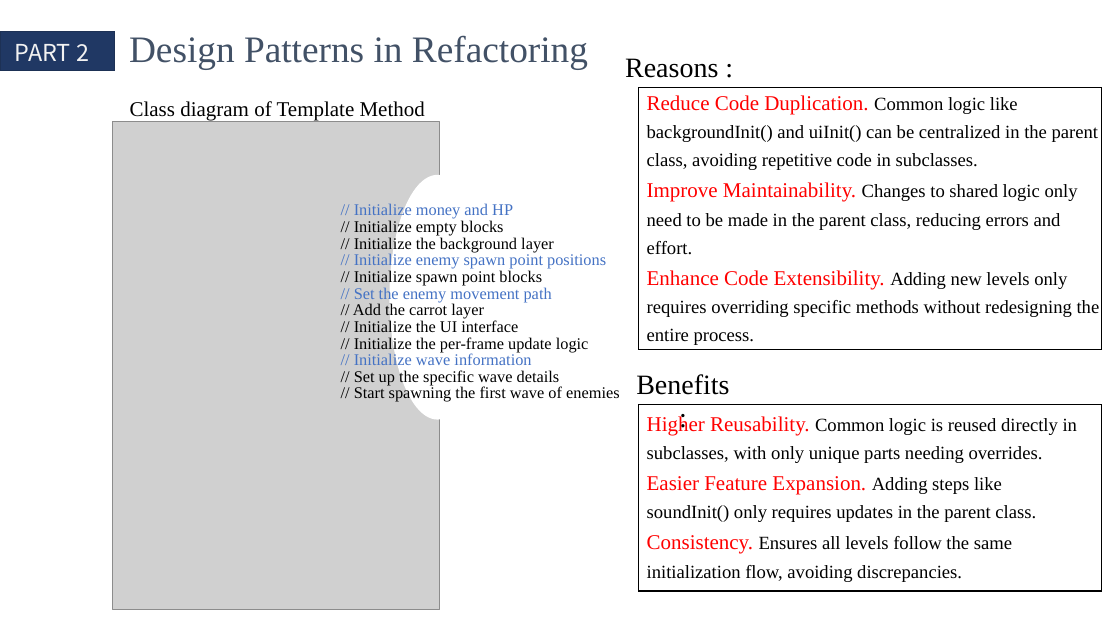
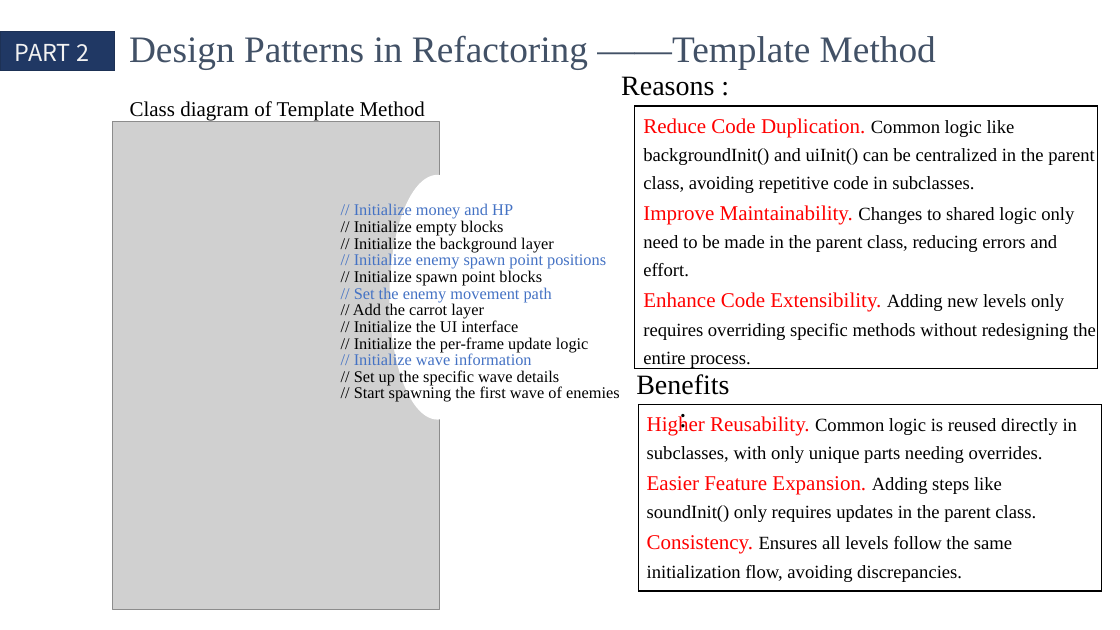
Before and after one commit to QinCheng0928/Cocos2d, a slide deck: slide 7 of 文档/DesignPattern.pptx. Drawn at 1120x630 pixels with LibreOffice and Linux fonts; fonts in the diff are those of the drawing; grey boxes stand for pictures. Boxes give left, top, right and bottom in pixels: in the first picture for what was removed or moved away, otherwise in the second. Text is boxed around its words. In the diff, an @@ line names an element or a change of style, - is before the commit and + after.

```diff
--- a/文档/DesignPattern.pptx
+++ b/文档/DesignPattern.pptx
@@ text at [129,35,936,69]: text changed @@
-Design Patterns in Refactoring
+Design Patterns in Refactoring ——Template Method
@@ text "Reasons :": place and size @@
-text "Reasons :" at [625,58,718,78]
+text "Reasons :" at [621,76,714,96]
@@ rectangle: place and size @@
-rectangle at [639,87,1102,350]
+rectangle at [634,106,1097,368]
@@ text "Reduce Code Duplication. Common logic ...": place and size @@
-text "Reduce Code Duplication. Common logic ..." at [647,95,1100,345]
+text "Reduce Code Duplication. Common logic ..." at [643,118,1096,369]
```
Also in this commit, not shown: 5 other slides changed, 1 slide added, 1 slide removed, 1 other file.
